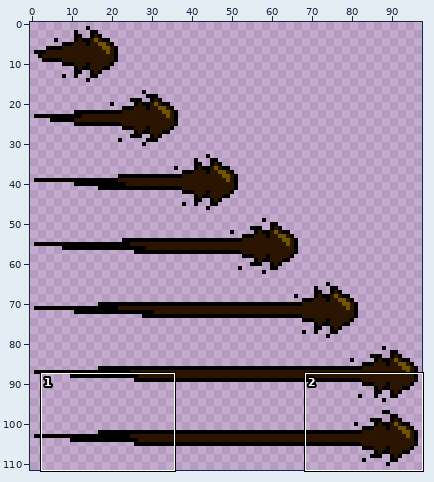
Two states of a sprite sheet, Art Assets/Coffee Things/coffee2.png. Above, an overview of the earlier version with the close-up marked.
Close-up. Before the edit:
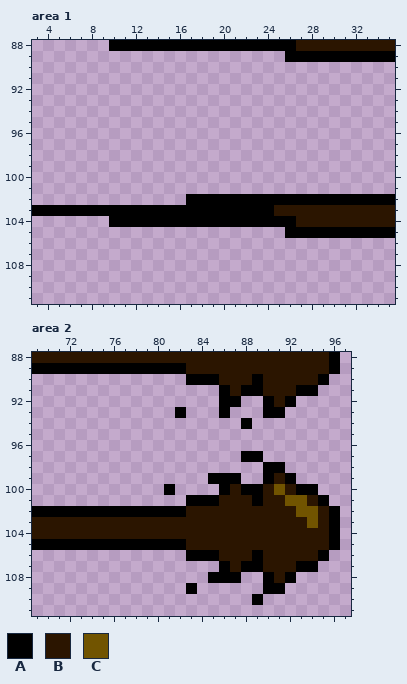
Shown: area 1: x 3..35, y 88..111; area 2: x 69..97, y 88..111.
Palette (. is transparent): A #000000  B #2b1500  C #715400
Pixels before, area 1, first column x 3:
 88 .......AAAAAAAAAAAAAAAAABBBBBBBBB
 89 .......................AAAAAAAAAA
 90 .................................
 91 .................................
 92 .................................
 93 .................................
 94 .................................
 95 .................................
 96 .................................
 97 .................................
 98 .................................
 99 .................................
100 .................................
101 .................................
102 ..............AAAAAAAAAAAAAAAAAAA
103 AAAAAAAAAAAAAAAAAAAAAABBBBBBBBBBB
104 .......AAAAAAAAAAAAAAAAABBBBBBBBB
105 .......................AAAAAAAAAA
Pixels before, area 2, first column x 69:
 88 BBBBBBBBBBBBBBBBBBBBBBBBBBBA
 89 AAAAAAAAAAAAAABBBBBBBBBBBBBA
 90 ..............AAABBBABBBBBA.
 91 .................ABAABBBAA..
 92 .................AA..ABA....
 93 .............A...A...AA.....
 94 ...................A........
 95 ............................
 96 ............................
 97 ...................AA.......
 98 .....................AA.....
 99 ................AAA..ABA....
100 ............A....ABAABCBAA..
101 ..............AAABBBABBCCBA.
102 AAAAAAAAAAAAAABBBBBBBBBBCCBA
103 BBBBBBBBBBBBBBBBBBBBBBBBBCBA
104 BBBBBBBBBBBBBBBBBBBBBBBBBBBA
105 AAAAAAAAAAAAAABBBBBBBBBBBBBA
106 ..............AAABBBABBBBBA.
107 .................ABAABBBAA..
108 ................AAA..ABA....
109 ..............A......AA.....
110 ....................A.......
The result:
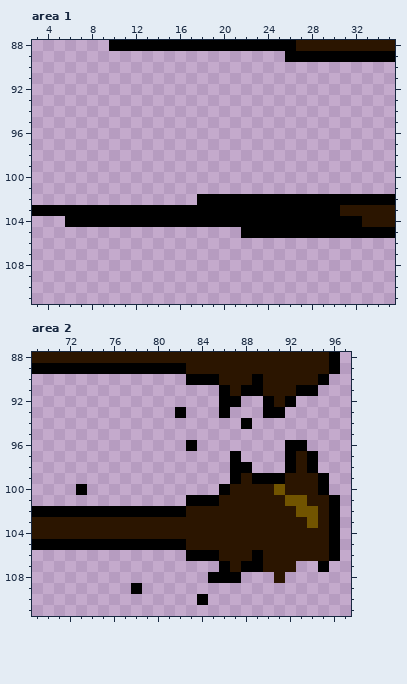
The edit:
file 392x448 -> 98x112 pixels (blocks of 4x4 -> 1x1; one block is one cell here)
Changed rows in their new state; - is an unchanged pixel.
Area 1:
first column x 6:
102 -----------.---------------
103 -------------------AAAAAA--
104 AAAA-----------------AAAAAA
105 ----------------AAAA-------
Area 2:
first column x 73:
 96 ----------A--------AA---
 97 --------------A..--ABA--
 98 --------------AA-..ABA--
 99 ------------..-BA-ABBBA-
100 A-------.------BB---BBA-
101 ----------------B-----BA
first column x 78:
106 -----------------BA
107 ---------------..A-
108 ------------.-.----
109 A----.------..-----
110 ------A----.-------
